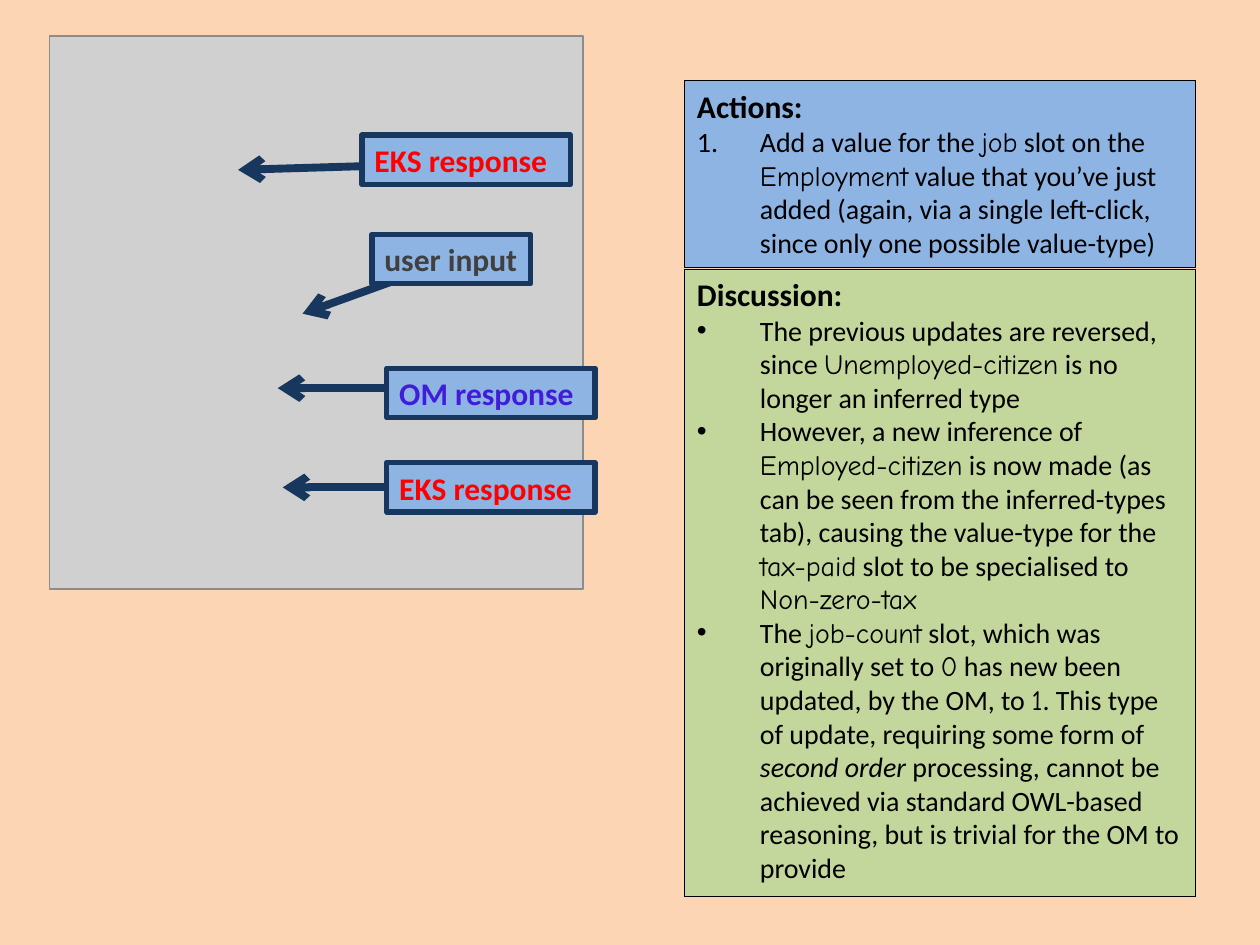
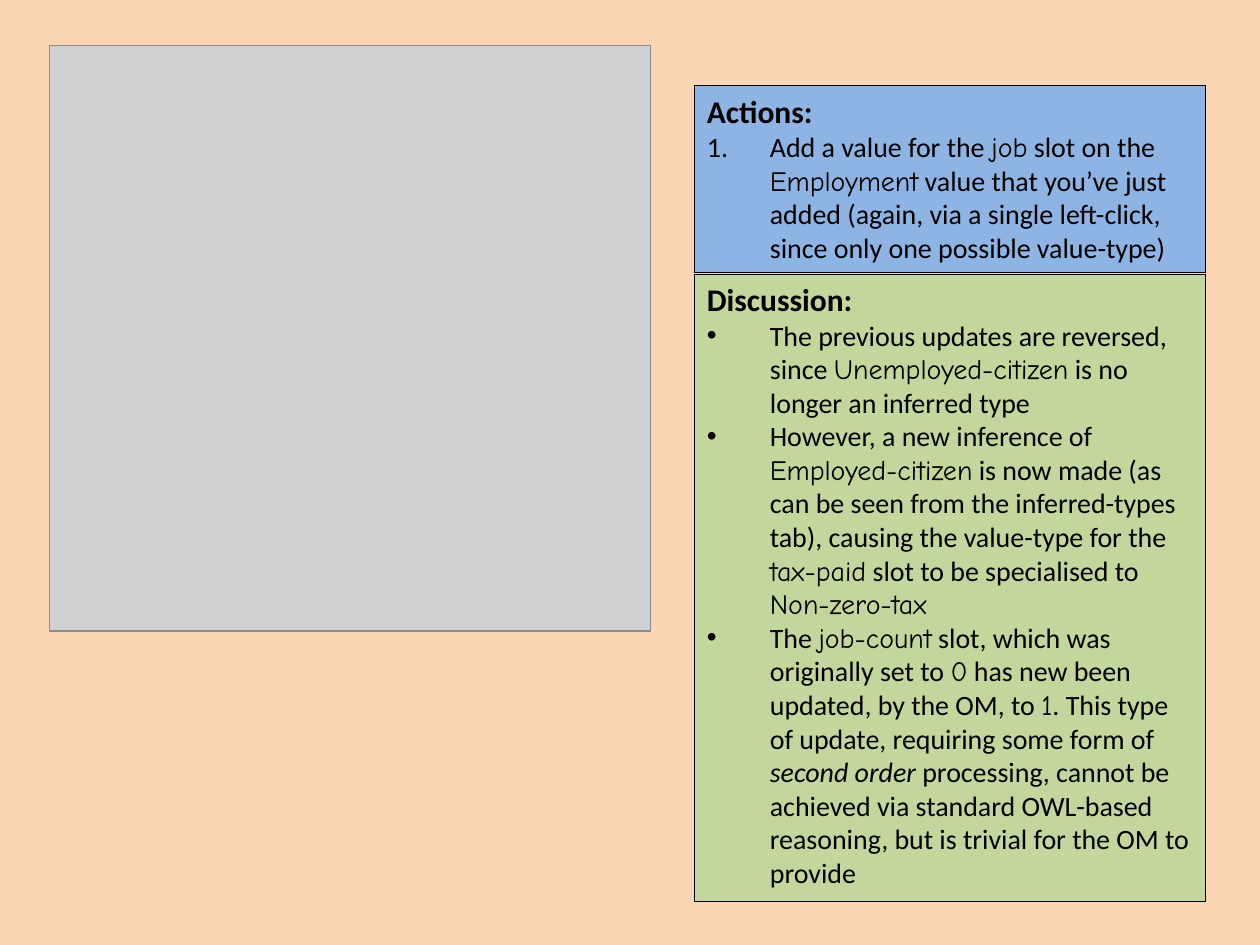
Before and after one commit to colin-puleston/mekon-hobo, a slide deck: slide 38 of docs/MEKON-HOBO Introductory Tutorial.pptx. Drawn at 1260x945 pixels with LibreOffice and Linux fonts; fonts in the diff are those of the drawing; grey boxes stand for pictures. Boxes give left, top, right and bottom in pixels: in the first picture for what was removed or moved away, otherwise in the second. Text is boxed around its words. In the diff, an @@ line names an element or a change of style, - is before the commit and + after.

```diff
--- a/docs/MEKON-HOBO Introductory Tutorial.pptx
+++ b/docs/MEKON-HOBO Introductory Tutorial.pptx
@@ picture: place and size @@
-picture at (49,37,583,590)
+picture at (49,45,650,631)
@@ rectangle "Actions:": place and size @@
-rectangle "Actions:" at (684,81,1196,267)
+rectangle "Actions:" at (694,86,1206,272)
@@ rectangle removed at (362,135,570,184) @@
-EKS response
@@ arrow removed from (407, 165) to (238, 170) @@
@@ rectangle removed at (372,234,530,284) @@
-user input
@@ arrow removed from (427, 270) to (302, 314) @@
@@ rectangle "Discussion:": place and size @@
-rectangle "Discussion:" at (684,270,1196,897)
+rectangle "Discussion:" at (694,275,1206,902)
@@ arrow removed from (417, 388) to (277, 388) @@
@@ rectangle removed at (387,368,595,417) @@
-OM response
@@ rectangle removed at (387,462,595,512) @@
-EKS response
@@ arrow removed from (417, 488) to (282, 488) @@
```
Also in this commit, not shown: 31 other slides changed.
